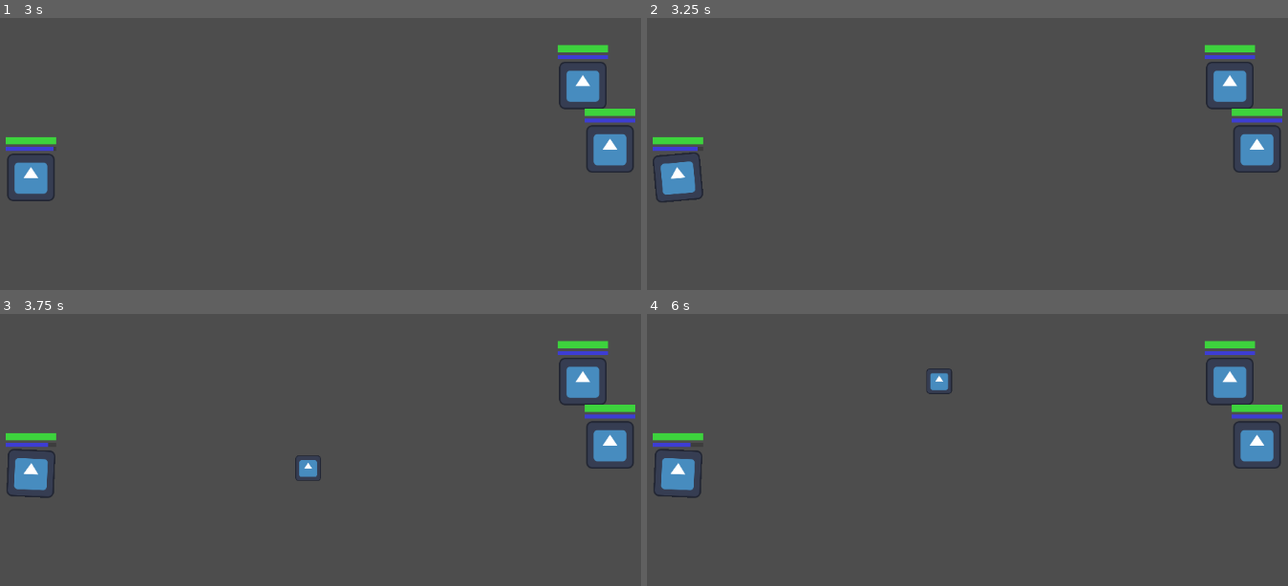
Above: before the commit, frames 1-4 (two rows, left to right).
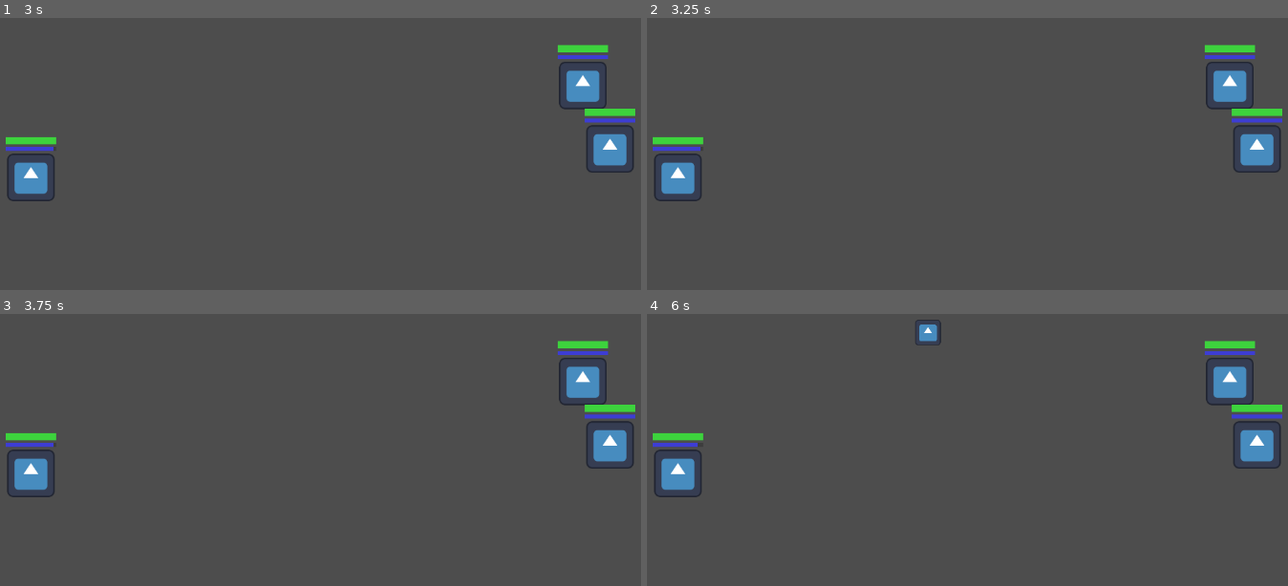
Above: after the commit, the same moments.

Repository: Middlent/meus-teste
Game: Godot game, scene res://HUB.tscn
Same seed, same stepped clock (60 frames per second), same inputs: the game is played once before the commit and once after it. The engine's default icon, where the game draws it, is replaced by a stand-in: a white triangle on a blue panel in a dark square.
Inputs (mouse positions are in pixels of both pictures, inside the frame that each line leads up to):
- Up to frame 1 (3 s): click "League Solo" at 0.5 s; tap Enter at 1.25 s; move the mouse to (506, 175) at 1.27 s; hold D (move_right) 1.28-2.03 s; tap Q at 1.35 s; click (506, 175) at 1.42 s; tap E at 1.55, 2.1 s; move the mouse to (185, 219) at 2.02 s; hold S (move_down) 2.03-2.78 s; tap R at 2.3, 2.85 s; tap Space at 2.75 s; move the mouse to (416, 102) at 2.77 s; hold D (move_right) from 2.78 s (still down)
- Up to frame 2 (3.25 s): keep holding D (move_right); tap Q at 3.05 s
- Up to frame 3 (3.75 s): move the mouse to (301, 580) at 3.52 s; release D (move_right) at 3.53 s; hold W (move_up) from 3.53 s (still down); tap Q at 3.6 s; click (301, 580) at 3.67 s
- Up to frame 4 (6 s): tap E at 3.8, 4.35 s; move the mouse to (1211, 558) at 4.27 s; release W (move_up) at 4.28 s; hold A (move_left) 4.28-5.78 s; tap R at 4.55, 5.1 s; tap Enter at 5 s; move the mouse to (755, 430) at 5.02 s; tap Q at 5.3, 5.85 s; move the mouse to (1025, 493) at 5.77 s; hold S (move_down) from 5.78 s (still down); click (1025, 493) at 5.92 s

Frame 1 is identical in both runs. In frame 2, 0.2% of the frame differs, in the area x 0-9%, y 47-68%; in frame 3, 0.3%; in frame 4, 0.6%, in the area x 1-48%, y 2-68%.

Commit message:
Cooldown de skill implementado

Diff:
--- a/MultiplayerHub/League/Champions/Teste/Teste_Skills.tscn
+++ b/MultiplayerHub/League/Champions/Teste/Teste_Skills.tscn
@@ -11,3 +11,4 @@
 range = 500
 speed = 1000
 mana_cost = 30
+cooldown = 3
--- a/MultiplayerHub/League/Champions/skill.gd
+++ b/MultiplayerHub/League/Champions/skill.gd
@@ -4,13 +4,26 @@
 @export var unlockable = false
 @onready var champion = get_parent().get_parent().champion
 
+@export var cooldown = 1
+var cooldown_waiter: Timer
+
+func _ready():
+	cooldown_waiter = Timer.new()
+	cooldown_waiter.one_shot = true
+	add_child(cooldown_waiter)
+
 func try_cast():
 	if unlockable or !get_parent().get_parent().locked:
-		if champion.stats.mana > mana_cost:
-			champion.stats.mana -= mana_cost
-			cast()
+		if cooldown_waiter.is_stopped():
+			if champion.stats.mana > mana_cost:
+				cooldown_waiter.wait_time = cooldown
+				cooldown_waiter.start()
+				champion.stats.mana -= mana_cost
+				cast()
+			else:
+				out_of_mana()
 		else:
-			out_of_mana()
+			out_of_cooldown()
 	else:
 		print("ta lockado")
 
@@ -19,3 +32,6 @@
 
 func out_of_mana():
 	print("Out of mana")
+
+func out_of_cooldown():
+	print("Out of cooldown")
